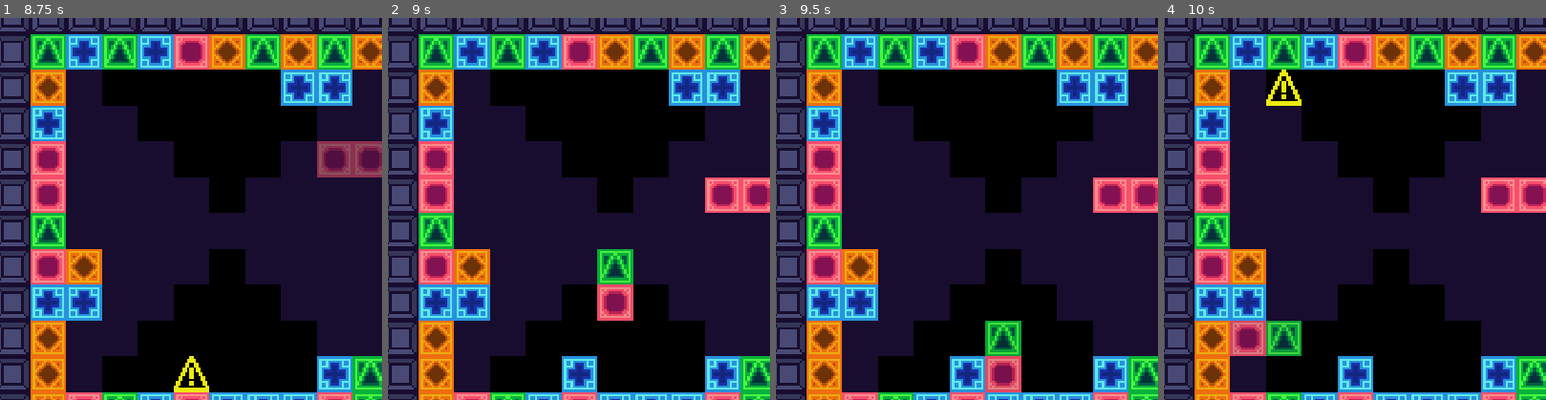
Above: before the commit, frames 1-4 (left to right).
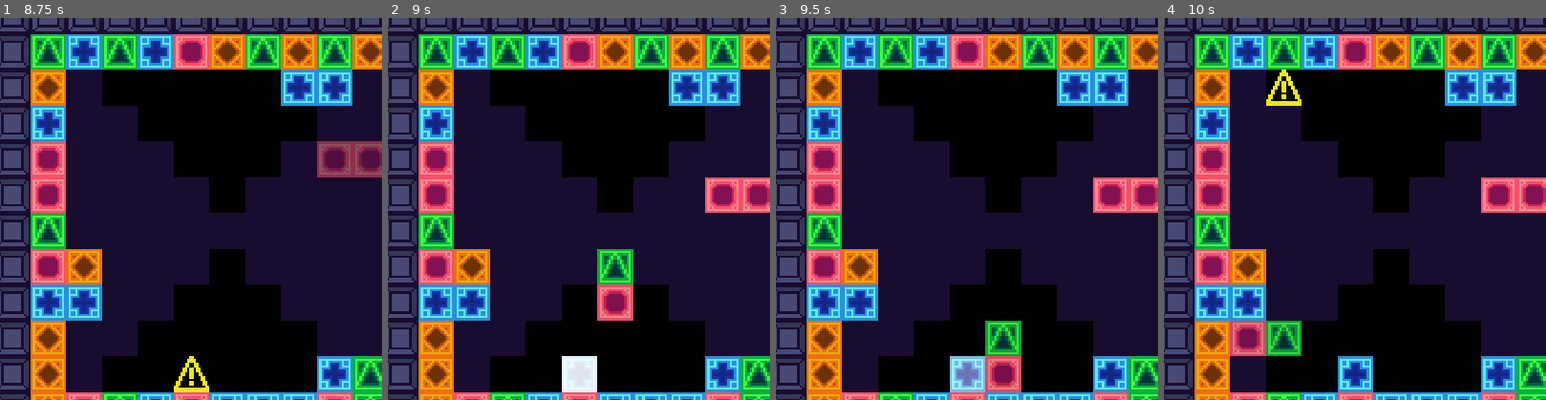
Above: after the commit, the same moments.

Repository: OwlyCode/LD54
Game: Godot game, scene res://main.tscn
Same seed, same stepped clock (60 frames per second), same inputs: the game is played once before the commit and once after it.
Inputs:
- Up to frame 1 (8.75 s): click "START" at 0.5 s; tap Enter at 1.25 s; hold Right (right) 1.28-2.03 s; tap X (lock) every 1.5 s from 1.35 to 7.35 s; hold Down (down) 2.03-2.78 s; tap Space (rotate) every 1.5 s from 2.1 to 8.1 s; hold Right (right) 2.78-3.53 s; hold Up (up) 3.53-4.28 s; hold Left (left) 4.28-5.78 s; hold Down (down) 5.78-6.53 s; hold Right (right) 6.53-7.28 s; hold Up (up) 7.28-8.03 s; hold Right (right) from 8.03 s (still down)
- Up to frame 2 (9 s): release Right (right) at 8.78 s; hold Down (down) from 8.78 s (still down); tap X (lock) at 8.85 s
- Up to frame 3 (9.5 s): keep holding Down (down)
- Up to frame 4 (10 s): release Down (down) at 9.53 s; hold Left (left) from 9.53 s (still down); tap Space (rotate) at 9.6 s
The pictures show only the part of the screen within x 32-82%, y 22-72%; the shares and areas given below are measured in that part.

Frame 1 is identical in both runs. In frame 2, 0.9% of the frame differs, in the area x 45-55%, y 88-98%; in frame 3, 0.9%; in frame 4, nothing differs.

Commit message:
Minimum ready

Diff:
--- /dev/null
+++ b/Fader.gd
@@ -0,0 +1,15 @@
+extends Sprite2D
+
+var fade_speed = 1.0
+
+# Called when the node enters the scene tree for the first time.
+func _ready():
+	pass # Replace with function body.
+
+
+# Called every frame. 'delta' is the elapsed time since the previous frame.
+func _process(delta):
+	self_modulate.a -= delta * fade_speed
+
+	if self_modulate.a < 0.0:
+		queue_free()
--- a/TileMap.gd
+++ b/TileMap.gd
@@ -34,6 +34,7 @@
 var MovementFx = preload("res://movement_fx.tscn")
 var ExplosionFx = preload("res://explosion.tscn")
 var ParticleFx = preload("res://particle.tscn")
+var Fader = preload("res://fader.tscn")
 
 var placed_sound_offset = 0
 
@@ -55,6 +56,8 @@
 @onready var rotate_sound = get_node("/root/game/Audio/Rotate")
 
 @onready var denied_sound = get_node("/root/game/Audio/Denied")
+
+
 
 func _ready():
 	state = blank_state()
@@ -633,6 +636,12 @@
 				if state[p[0]][p[1]] == null:
 					state[p[0]][p[1]] = Block.new_random()
 
+					var fader = Fader.instantiate()
+					fader.position = map_to_local(Vector2i(p[0], p[1]))
+					add_child(fader)
+
+					# TODO spawn
+
 				pending.remove_at(i)
 			else:
 				if state[p[0]][p[1]] != null:
--- /dev/null
+++ b/fader.tscn
@@ -0,0 +1,9 @@
+[gd_scene load_steps=3 format=3 uid="uid://bwtp6det2pjrh"]
+
+[ext_resource type="Texture2D" uid="uid://cg1vahq5ka3j2" path="res://UI/slider.png" id="1_6kbck"]
+[ext_resource type="Script" path="res://Fader.gd" id="2_wgrry"]
+
+[node name="Fader" type="Sprite2D"]
+position = Vector2(-72, 234)
+texture = ExtResource("1_6kbck")
+script = ExtResource("2_wgrry")
Not shown, changed: TODO
